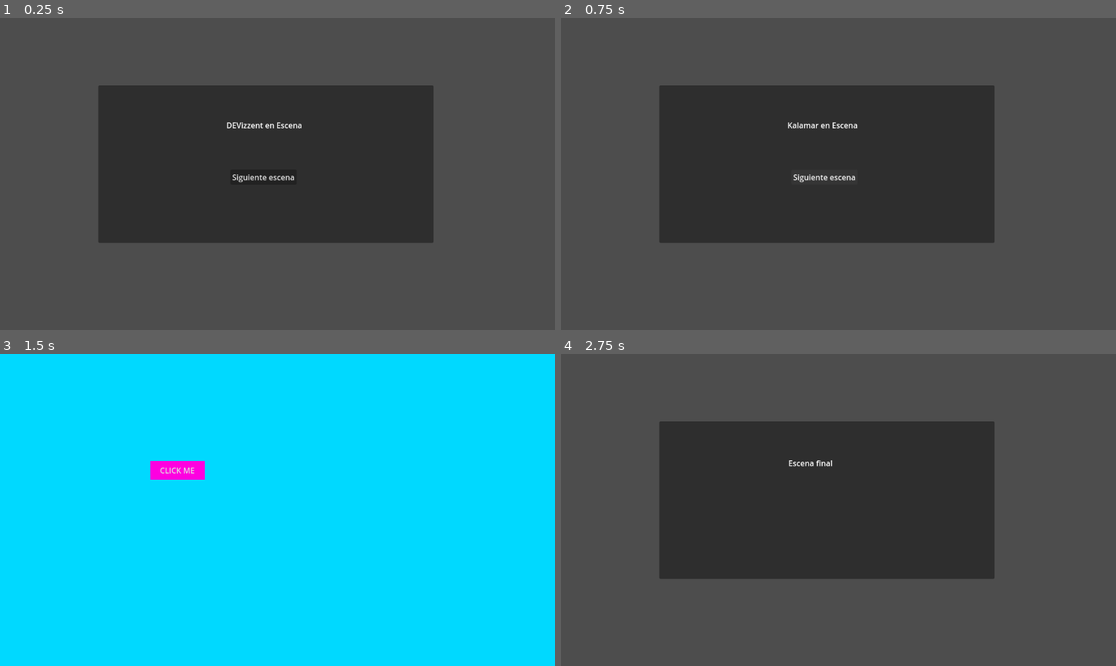
Above: before the commit, frames 1-4 (two rows, left to right).
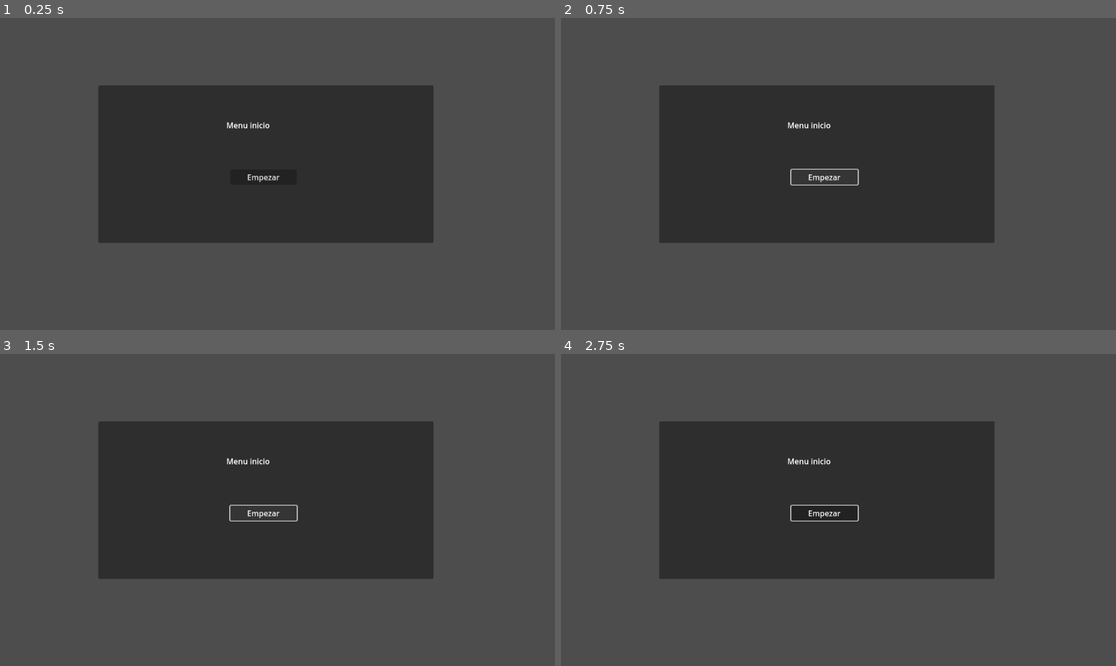
Above: after the commit, the same moments.

Repository: DEVizzent/mermelada-jam-2023
Game: Godot game, scene res://Inicio/StartMenu.tscn
Two runs of this game, one before a commit and one after it. Both use one fixed random seed, a clock stepped at 60 frames per second and the inputs below. Before the commit the project starts from res://DEVizzent.tscn.
Inputs (mouse positions are in pixels of both pictures, inside the frame that each line leads up to):
- Up to frame 1 (0.25 s): no input
- Up to frame 2 (0.75 s): click "Siguiente escena" (after the commit: "Empezar") at 0.5 s
- Up to frame 3 (1.5 s): click "Siguiente escena" (after the commit: "Empezar") at 1.25 s
- Up to frame 4 (2.75 s): click (943, 397) at 2 s, where only the run before the commit has a clickable "CLICK ME"

The runs differ from the first frame. In frame 1, 0.3% of the frame differs, in the area x 41-55%, y 33-53%; in frame 2, 0.4%; in frame 3, 100%, in the area x 0-100%, y 0-100%; in frame 4, 0.3%.

Commit message:
Remove test scenes and add the StartMenu scene

Diff:
--- a/DEVizzent.tscn
+++ /dev/null
@@ -1,30 +0,0 @@
-[gd_scene load_steps=3 format=3 uid="uid://xviyat66ggib"]
-
-[ext_resource type="Script" path="res://ButtonJumpScene.gd" id="1_w1de6"]
-[ext_resource type="PackedScene" uid="uid://bgvd0wq7h5cap" path="res://Kalamar.tscn" id="2_d3ptg"]
-
-[node name="DEVizzent" type="Node2D"]
-
-[node name="Panel" type="Panel" parent="."]
-offset_left = 204.0
-offset_top = 140.0
-offset_right = 900.0
-offset_bottom = 467.0
-
-[node name="Label" type="Label" parent="Panel"]
-layout_mode = 0
-offset_left = 266.0
-offset_top = 71.0
-offset_right = 424.0
-offset_bottom = 97.0
-text = "DEVizzent en Escena"
-
-[node name="ChangeSceneButton" type="Button" parent="Panel"]
-layout_mode = 0
-offset_left = 274.0
-offset_top = 175.0
-offset_right = 412.0
-offset_bottom = 206.0
-text = "Siguiente escena"
-script = ExtResource("1_w1de6")
-nextScene = ExtResource("2_d3ptg")
--- a/FerterScene.gd
+++ /dev/null
@@ -1,27 +0,0 @@
-extends Node2D
-
-@export var next_scene : PackedScene
-@onready var tamany_window : Vector2 = DisplayServer.window_get_size()
-@onready var boton : Button = $Button
-@onready var timer : Timer = $Timer
-
-func _ready():
-	inicia_timer()
-	inicia_boton()
-
-func inicia_boton():
-	boton.text = "CLICK ME"
-	boton.pressed.connect(func(): get_tree().change_scene_to_packed(next_scene))
-
-func inicia_timer():
-	timer.start()
-	timer.timeout.connect(juas)
-
-func juas():
-	boton.position = new_pos()
-
-func new_pos():
-	var new_x = randi_range(0,tamany_window.x)
-	var new_y = randi_range(0,tamany_window.y)
-	var new_position = Vector2(new_x, new_y)
-	return new_position
--- a/Kalamar.tscn
+++ b/Inicio/StartMenu.tscn
@@ -1,9 +1,8 @@
-[gd_scene load_steps=3 format=3 uid="uid://bgvd0wq7h5cap"]
+[gd_scene load_steps=2 format=3 uid="uid://xviyat66ggib"]
 
-[ext_resource type="Script" path="res://ButtonJumpScene.gd" id="1_g8bcp"]
-[ext_resource type="PackedScene" uid="uid://ulx5jddsh8ls" path="res://ferter_scene.tscn" id="2_x4byi"]
+[ext_resource type="Script" path="res://Inicio/ButtonJumpScene.gd" id="1_wqmyn"]
 
-[node name="Kalamar" type="Node2D"]
+[node name="DEVizzent" type="Node2D"]
 
 [node name="Panel" type="Panel" parent="."]
 offset_left = 204.0
@@ -17,7 +16,7 @@
 offset_top = 71.0
 offset_right = 424.0
 offset_bottom = 97.0
-text = "Kalamar en Escena"
+text = "Menu inicio"
 
 [node name="ChangeSceneButton" type="Button" parent="Panel"]
 layout_mode = 0
@@ -25,6 +24,5 @@
 offset_top = 175.0
 offset_right = 412.0
 offset_bottom = 206.0
-text = "Siguiente escena"
-script = ExtResource("1_g8bcp")
-nextScene = ExtResource("2_x4byi")
+text = "Empezar"
+script = ExtResource("1_wqmyn")
--- a/end.tscn
+++ /dev/null
@@ -1,17 +0,0 @@
-[gd_scene format=3 uid="uid://bmxalgl1eohw0"]
-
-[node name="END" type="Node2D"]
-
-[node name="Panel" type="Panel" parent="."]
-offset_left = 204.0
-offset_top = 140.0
-offset_right = 900.0
-offset_bottom = 467.0
-
-[node name="Label" type="Label" parent="Panel"]
-layout_mode = 0
-offset_left = 268.0
-offset_top = 75.0
-offset_right = 426.0
-offset_bottom = 101.0
-text = "Escena final"
--- a/ferter_scene.tscn
+++ /dev/null
@@ -1,26 +0,0 @@
-[gd_scene load_steps=4 format=3 uid="uid://ulx5jddsh8ls"]
-
-[ext_resource type="Script" path="res://FerterScene.gd" id="1_trs6h"]
-[ext_resource type="PackedScene" uid="uid://bmxalgl1eohw0" path="res://end.tscn" id="2_hxahc"]
-
-[sub_resource type="StyleBoxFlat" id="StyleBoxFlat_g766i"]
-bg_color = Color(0.996078, 0, 0.878431, 1)
-
-[node name="FerterScene" type="Node2D"]
-script = ExtResource("1_trs6h")
-next_scene = ExtResource("2_hxahc")
-
-[node name="ColorRect" type="ColorRect" parent="."]
-offset_right = 1152.0
-offset_bottom = 648.0
-color = Color(0, 0.85098, 1, 1)
-
-[node name="Button" type="Button" parent="."]
-offset_left = 312.0
-offset_top = 222.0
-offset_right = 425.0
-offset_bottom = 261.0
-theme_override_styles/normal = SubResource("StyleBoxFlat_g766i")
-
-[node name="Timer" type="Timer" parent="."]
-wait_time = 0.58
--- a/icon.svg
+++ /dev/null
@@ -1 +0,0 @@
-<svg height="128" width="128" xmlns="http://www.w3.org/2000/svg"><rect x="2" y="2" width="124" height="124" rx="14" fill="#363d52" stroke="#212532" stroke-width="4"/><g transform="scale(.101) translate(122 122)"><g fill="#fff"><path d="M105 673v33q407 354 814 0v-33z"/><path fill="#478cbf" d="m105 673 152 14q12 1 15 14l4 67 132 10 8-61q2-11 15-15h162q13 4 15 15l8 61 132-10 4-67q3-13 15-14l152-14V427q30-39 56-81-35-59-83-108-43 20-82 47-40-37-88-64 7-51 8-102-59-28-123-42-26 43-46 89-49-7-98 0-20-46-46-89-64 14-123 42 1 51 8 102-48 27-88 64-39-27-82-47-48 49-83 108 26 42 56 81zm0 33v39c0 276 813 276 813 0v-39l-134 12-5 69q-2 10-14 13l-162 11q-12 0-16-11l-10-65H447l-10 65q-4 11-16 11l-162-11q-12-3-14-13l-5-69z"/><path d="M483 600c3 34 55 34 58 0v-86c-3-34-55-34-58 0z"/><circle cx="725" cy="526" r="90"/><circle cx="299" cy="526" r="90"/></g><g fill="#414042"><circle cx="307" cy="532" r="60"/><circle cx="717" cy="532" r="60"/></g></g></svg>
--- a/project.godot
+++ b/project.godot
@@ -11,9 +11,8 @@
 [application]
 
 config/name="MermeladaJam"
-run/main_scene="res://DEVizzent.tscn"
+run/main_scene="res://Inicio/StartMenu.tscn"
 config/features=PackedStringArray("4.1", "Forward Plus")
-config/icon="res://icon.svg"
 
 [rendering]
 
Renamed: ButtonJumpScene.gd -> Inicio/ButtonJumpScene.gd
Not shown, removed: icon.svg.import
